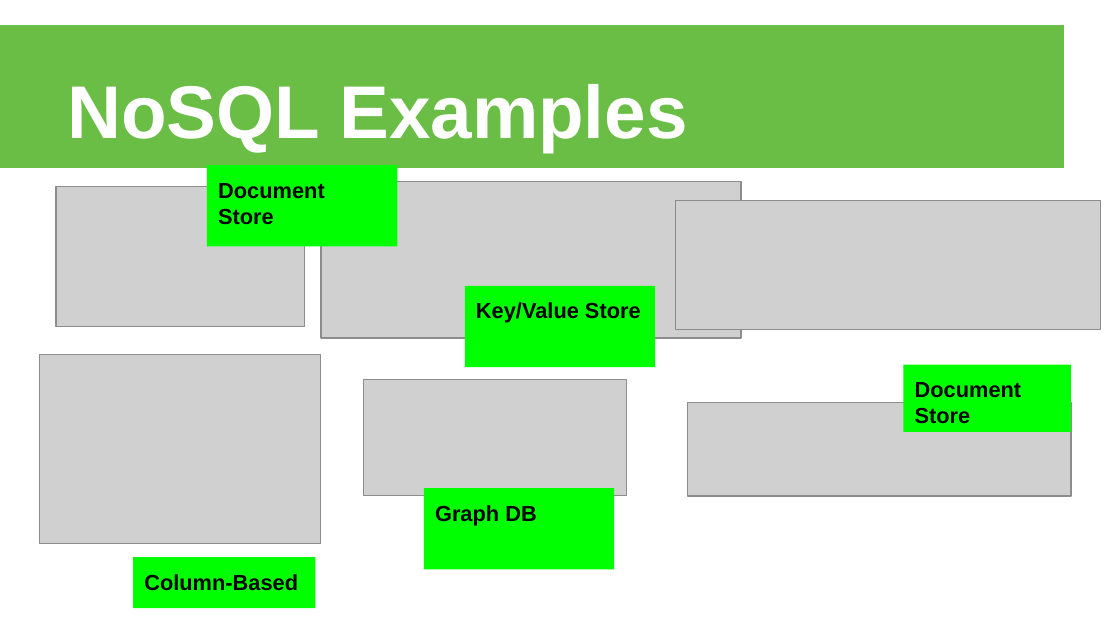
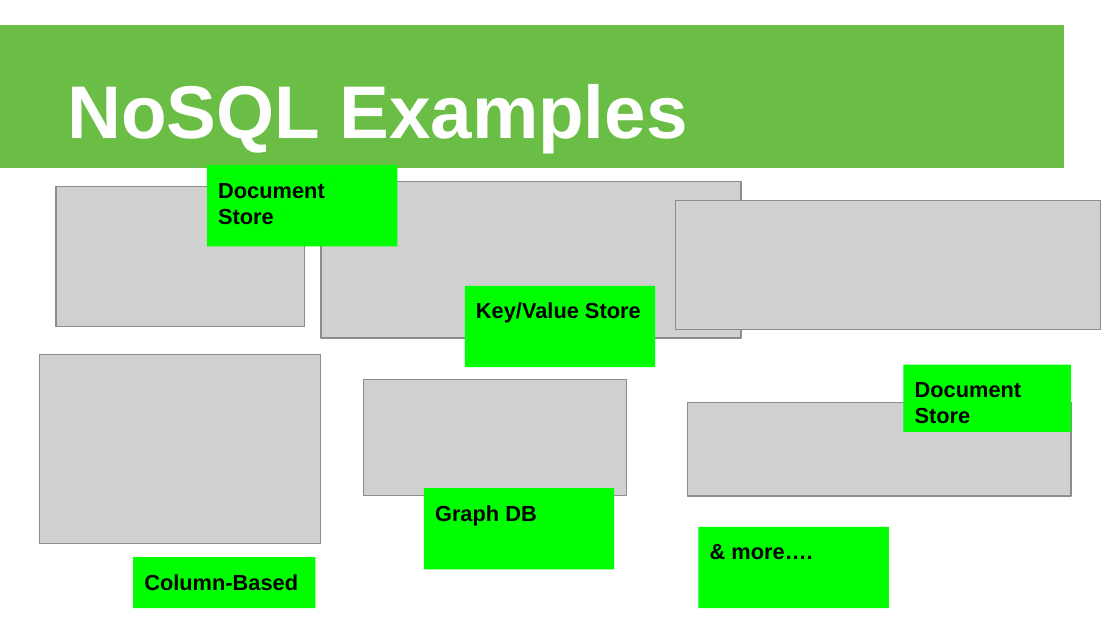
Before and after one commit to ekeydar/cb-mesh, a slide deck: slide 10 of slides/slides.pptx (slide 9 before the commit). Drawn at 1120x630 pixels with LibreOffice and Linux fonts; fonts in the diff are those of the drawing; grey boxes stand for pictures; background and template pictures are left out. Boxes give left, top, right and bottom in pixels: in the first picture for what was removed or moved away, otherwise in the second. Text is boxed around its words. In the diff, an @@ line names an element or a change of style, - is before the commit and + after.

```diff
--- a/slides/slides.pptx
+++ b/slides/slides.pptx
@@ rectangle added at (699, 526, 889, 608), fill #00FF00, 14 pt, text #000000, bold @@
+& more….
```
Also in this commit, not shown: 2 other slides changed, 11 slides added, 1 slide removed.
